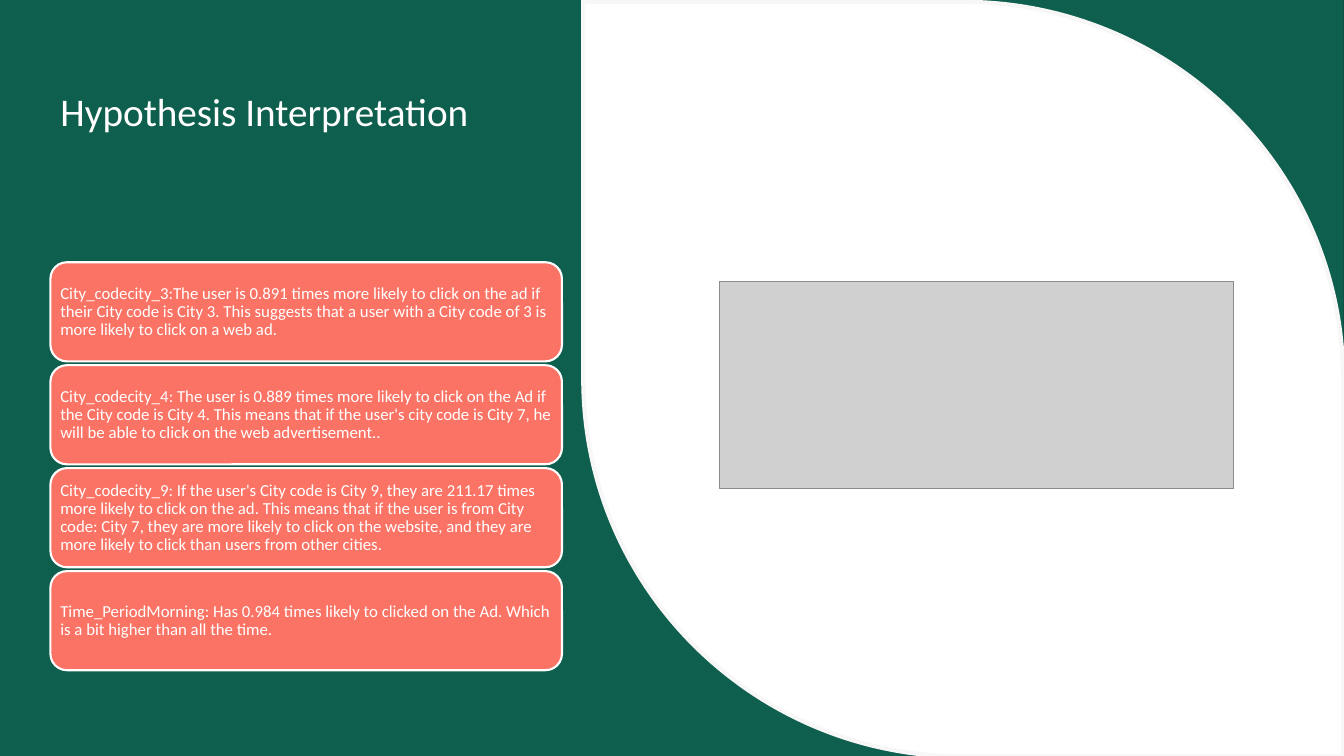
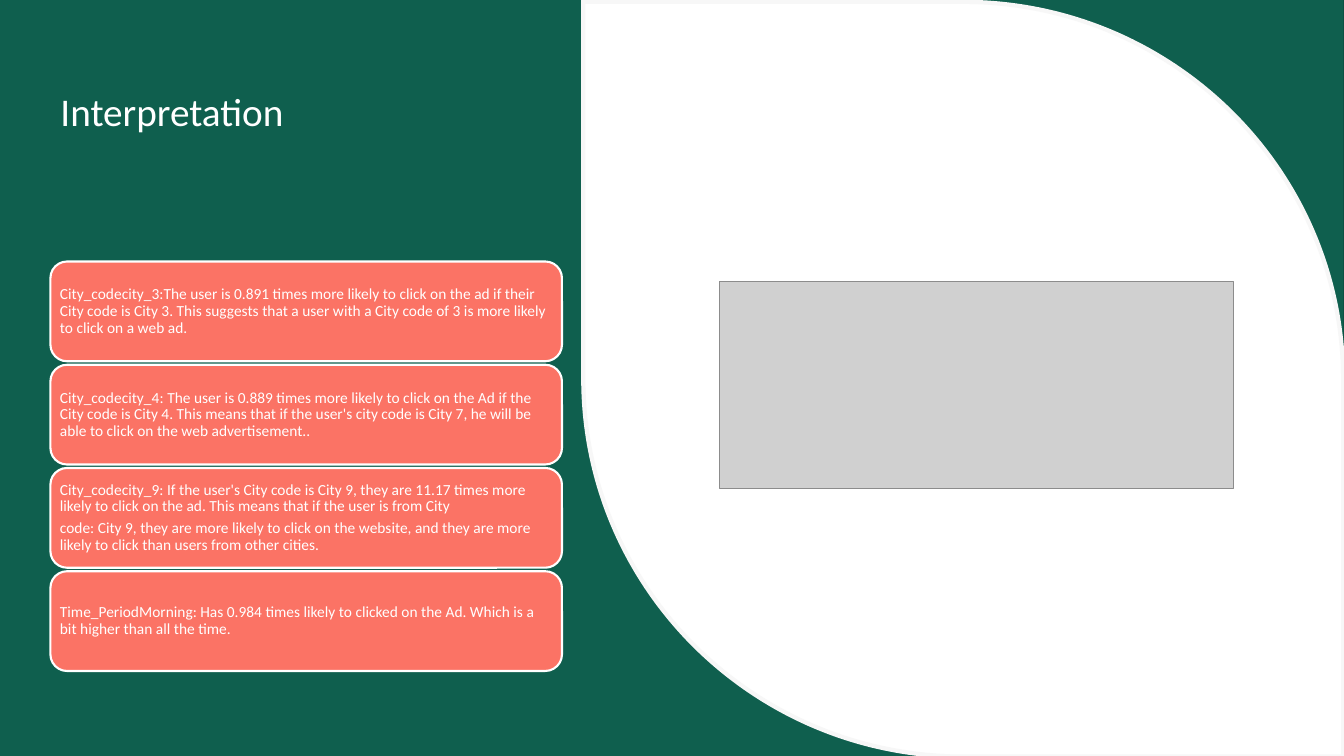
Before and after one commit to rahkum96/Supervised-Mchine-Learning, a slide deck: slide 14 of Ad-Clicked Web-Dataset/Ad-Clicking.pptx. Drawn at 1344x756 pixels with LibreOffice and Linux fonts; fonts in the diff are those of the drawing; grey boxes stand for pictures; background and template pictures are left out. Boxes give left, top, right and bottom in pixels: in the first picture for what was removed or moved away, otherwise in the second. Text is boxed around its words. In the diff, an @@ line names an element or a change of style, - is before the commit and + after.

```diff
--- a/Ad-Clicked Web-Dataset/Ad-Clicking.pptx
+++ b/Ad-Clicked Web-Dataset/Ad-Clicking.pptx
@@ title at (60,99,283,133): text changed @@
-Hypothesis Interpretation
+Interpretation
@@ text at (60,484,530,553): text changed; size 12 to 11 pt @@
-City_codecity_9: If the user's City code is City 9, they are 211.17 times more likely to click on the ad. This means that if the user is from City code: City 7, they are more likely to click on the website, and they are more likely to click than users from other cities.
+City_codecity_9: If the user's City code is City 9, they are 11.17 times more likely to click on the ad. This means that if the user is from City
+code: City 9, they are more likely to click on the website, and they are more likely to click than users from other cities.
@@ size 12 to 11 pt in 3 elements at (60,392,531,436), (60,288,546,333), (60,606,534,637) @@
```
Also in this commit, not shown: 2 other slides changed.
